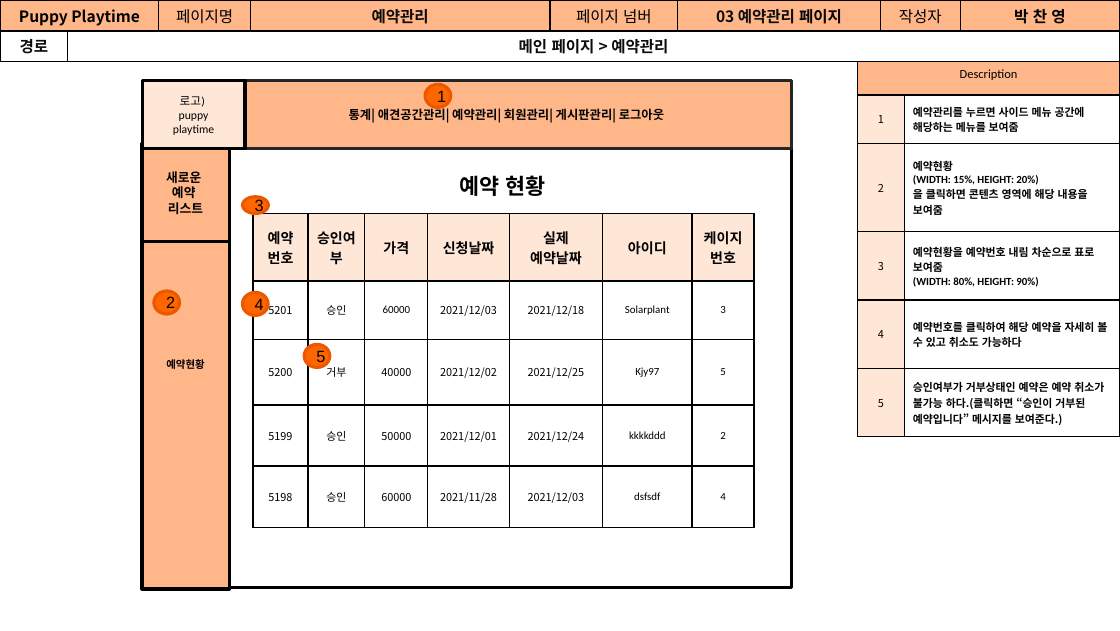
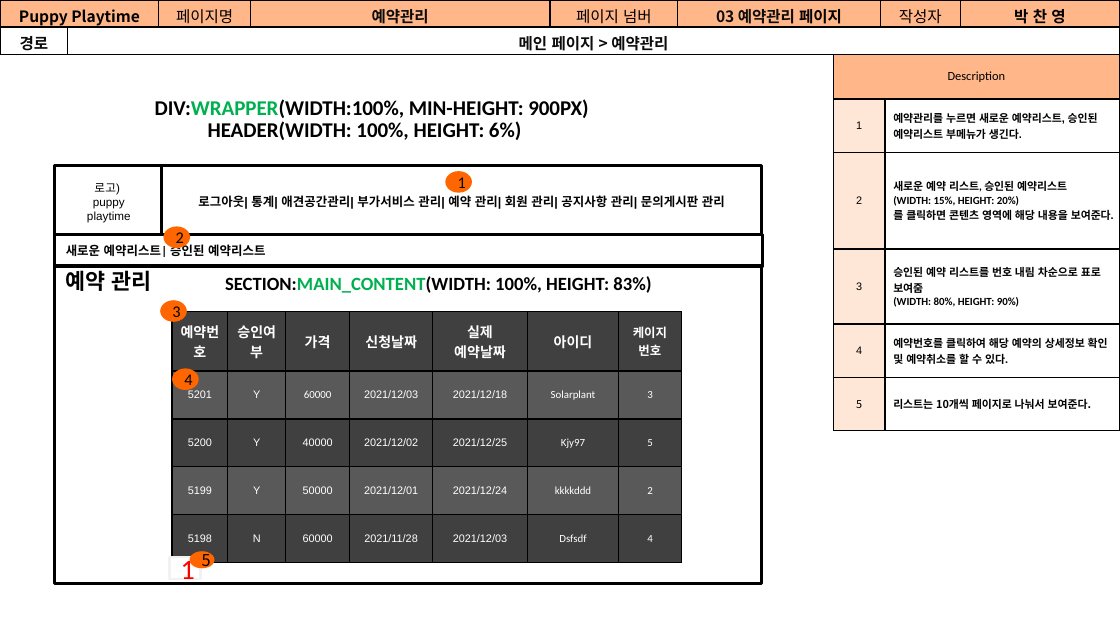
Before and after one commit to Jogging-Kim-Chaebak/PuppyPlaytime, a slide deck: slide 22 of 프로젝트 산출물/9. 스토리보드/Puppy Playtime 관리자 스토리보드.pptx (slide 21 before the commit). Drawn at 1120x631 pixels with LibreOffice and Linux fonts; fonts in the diff are those of the drawing; background and template pictures are left out. Boxes give left, top, right and bottom in pixels: in the first picture for what was removed or moved away, otherwise in the second. Text is boxed around its words. In the diff, an @@ line names an element or a change of style, - is before the commit and + after.

```diff
--- a/프로젝트 산출물/9. 스토리보드/Puppy Playtime 관리자 스토리보드.pptx
+++ b/프로젝트 산출물/9. 스토리보드/Puppy Playtime 관리자 스토리보드.pptx
@@ table at box(833, 54, 1120, 430) @@
-row 2, column 2: 예약관리를 누르면 사이드 메뉴 공간에 해당하는 메뉴를 보여줌
+row 2, column 2: 예약관리를 누르면 새로운 예약리스트, 승인된 예약리스트 부메뉴가 생긴다.
-row 3, column 2: 예약현황 / (WIDTH: 15%, HEIGHT: 20%) / 을 클릭하면 콘텐츠 영역에 해당 내용을 보여줌
+row 3, column 2: 새로운 예약 리스트, 승인된 예약리스트 / (WIDTH: 15%, HEIGHT: 20%) / 를 클릭하면 콘텐츠 영역에 해당 내용을 보여준다.
-row 4, column 2: 예약현황을 예약번호 내림 차순으로 표로 보여줌 / (WIDTH: 80%, HEIGHT: 90%)
+row 4, column 2: 승인된 예약 리스트를 번호 내림 차순으로 표로 보여줌 / (WIDTH: 80%, HEIGHT: 90%)
-row 5, column 2: 예약번호를 클릭하여 해당 예약을 자세히 볼 수 있고 취소도 가능하다
+row 5, column 2: 예약번호를 클릭하여 해당 예약의 상세정보 확인 및 예약취소를 할 수 있다.
-row 6, column 2: 승인여부가 거부상태인 예약은 예약 취소가 불가능 하다.(클릭하면 “승인이 거부된 예약입니다” 메시지를 보여준다.)
+row 6, column 2: 리스트는 10개씩 페이지로 나눠서 보여준다.
@@ font Noto Sans CJK KR to Arial in "1", "2", "3", "4" @@
@@ table: place and size @@
-table at box(857, 54, 1119, 436)
+table at box(833, 54, 1120, 430)
@@ text added at box(155, 99, 588, 118), 13.5 pt, text #000000, bold @@
+DIV:WRAPPER(WIDTH:100%, MIN-HEIGHT: 900PX)
@@ text added at box(208, 121, 521, 140), 13.5 pt, text #000000, bold @@
+HEADER(WIDTH: 100%, HEIGHT: 6%)
@@ rectangle "로고)": place and size @@
-rectangle "로고)" at box(142, 81, 245, 149)
+rectangle "로고)" at box(55, 166, 164, 237)
@@ rectangle "로고)" at box(55, 166, 164, 237): font Calibri to Arial; fill #FFE7D8 to #FFFFFF @@
@@ rectangle removed at box(142, 167, 230, 588) @@
-예약현황
@@ rectangle "로그아웃| 통계| 애견공간관리| 부가서비스 관리| ...": place and size @@
-rectangle "로그아웃| 통계| 애견공간관리| 부가서비스 관리| ..." at box(222, 81, 792, 149)
+rectangle "로그아웃| 통계| 애견공간관리| 부가서비스 관리| ..." at box(161, 166, 762, 237)
@@ rectangle "로그아웃| 통계| 애견공간관리| 부가서비스 관리| ..." at box(161, 166, 762, 237): fill #FFB689 to #FFFFFF; outline #262626 2 pt to #000000 2 pt @@
@@ text added at box(412, 164, 545, 196), 14 pt, text #000000, bold @@
+애견 룸 리스트
@@ ellipse "1": place and size @@
-ellipse "1" at box(426, 84, 451, 108)
+ellipse "1" at box(446, 171, 473, 193)
@@ text removed at box(460, 175, 546, 196) @@
-예약 현황
@@ text in rectangle at box(198, 195, 725, 209): text changed; size 7.9 to 8 pt; font Noto Sans CJK KR to Arial @@
-통계| 애견공간관리| 예약관리| 회원관리| 게시판관리| 로그아웃
+로그아웃| 통계| 애견공간관리| 부가서비스 관리| 예약 관리| 회원 관리| 공지사항 관리| 문의게시판 관리
@@ rectangle: place and size @@
-rectangle at box(174, 148, 791, 588)
+rectangle at box(55, 237, 762, 584)
@@ rectangle "새로운 예약리스트| 승인된 예약리스트": place and size @@
-rectangle "새로운 예약리스트| 승인된 예약리스트" at box(142, 143, 230, 241)
+rectangle "새로운 예약리스트| 승인된 예약리스트" at box(55, 234, 763, 265)
@@ rectangle "새로운 예약리스트| 승인된 예약리스트" at box(55, 234, 763, 265): fill #FFB689 to #FFFFFF @@
@@ ellipse "2": place and size @@
-ellipse "2" at box(153, 291, 179, 315)
+ellipse "2" at box(164, 226, 190, 248)
@@ text in rectangle at box(66, 242, 265, 259): text changed; size 8.3 to 8 pt; font Arial to Calibri @@
-새로운
-예약
-리스트
+새로운 예약리스트| 승인된 예약리스트
@@ text added at box(66, 270, 152, 291), 14 pt, text #000000, bold @@
+예약 관리
@@ text added at box(225, 276, 651, 293), 12 pt, text #000000, bold @@
+SECTION:MAIN_CONTENT(WIDTH: 100%, HEIGHT: 83%)
@@ font Arial to Calibri; outline #EB5800 2 pt to none in 4 elements at box(164, 226, 190, 248), box(446, 171, 473, 193), box(172, 368, 199, 390), box(160, 300, 187, 321) @@
@@ ellipse "3": place and size @@
-ellipse "3" at box(243, 197, 269, 214)
+ellipse "3" at box(160, 300, 187, 321)
@@ table at box(172, 311, 682, 562) @@
-row 2, column 2: 승인
+row 2, column 2: Y
-row 3, column 2: 거부
+row 3, column 2: Y
-row 4, column 2: 승인
+row 4, column 2: Y
-row 5, column 2: 승인
+row 5, column 2: N
-row 5, column 6: dsfsdf
+row 5, column 6: Dsfsdf
@@ fill #FFE7D8 to #404040 in row 1 @@
@@ fill none to #595959 in 14 cells @@
@@ fill none to #404040 in 14 cells @@
@@ font Noto Sans CJK KR to Arial in "예약번호", "승인여부", "5201", "2021/12/03" and 13 more places @@
@@ text colour #000000 to #FFFFFF @@
@@ size 9 to 8 pt in "케이지", "번호" @@
@@ table: place and size @@
-table at box(253, 213, 754, 526)
+table at box(172, 311, 682, 562)
@@ ellipse "4": place and size @@
-ellipse "4" at box(243, 292, 269, 316)
+ellipse "4" at box(172, 368, 199, 390)
@@ rectangle added at box(169, 557, 200, 579), fill #FFFFFF, outline #F2F2F2 1.5 pt, 18 pt, text #FF0000 @@
+1
@@ ellipse "5": place and size @@
-ellipse "5" at box(305, 344, 330, 367)
+ellipse "5" at box(189, 551, 214, 568)
@@ ellipse "5" at box(189, 551, 214, 568): font Arial to Noto Sans CJK KR; outline #EB5800 2 pt to none @@
```
Also in this commit, not shown: 22 other slides changed, 1 slide added, 2 slides removed, 12 other files.
